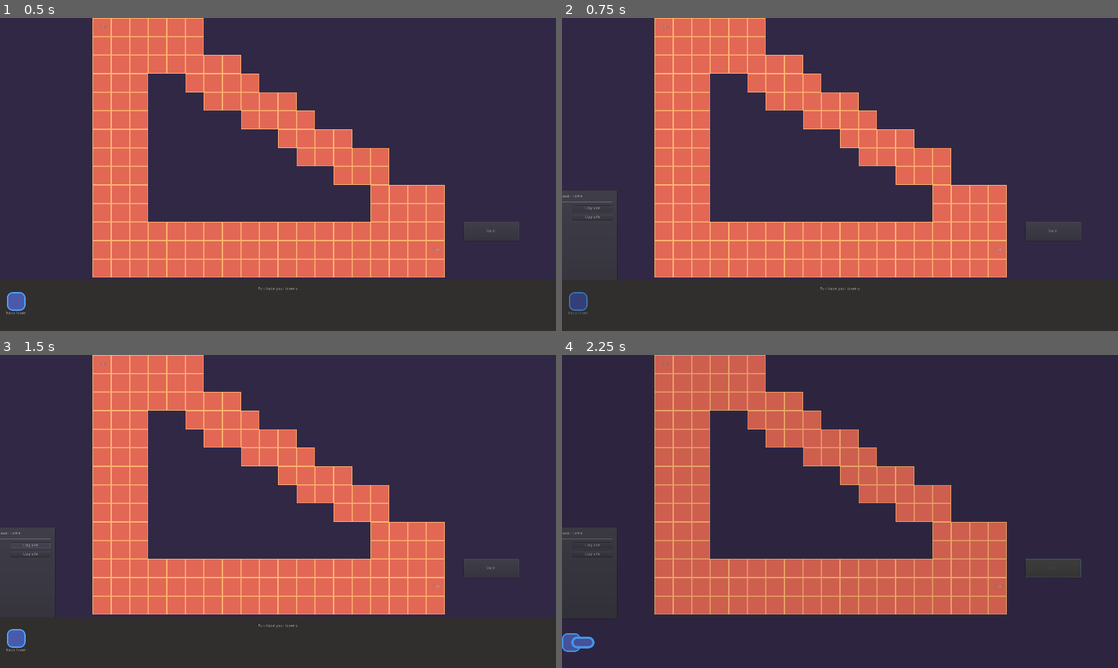
Above: before the commit, frames 1-4 (two rows, left to right).
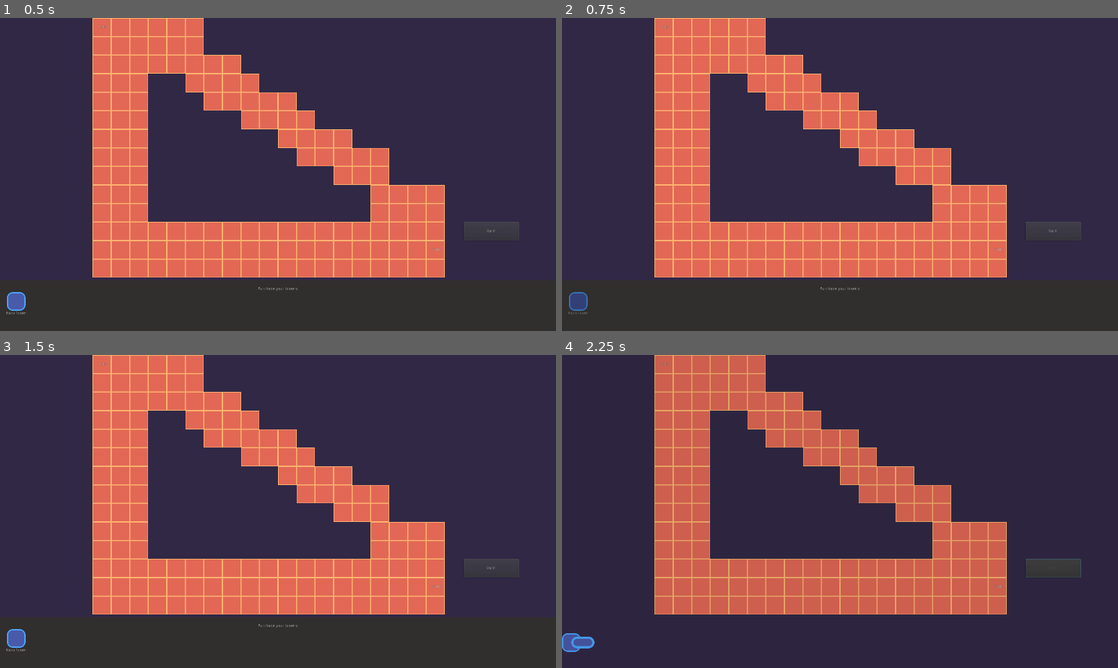
Above: after the commit, the same moments.

Repository: gdquest-demos/godot-2d-tower-defense
Game: Godot game, scene res://Game.tscn
Two runs of this game, one before a commit and one after it. Both use one fixed random seed, a clock stepped at 60 frames per second and the inputs below.
Inputs (mouse positions are in pixels of both pictures, inside the frame that each line leads up to):
- Up to frame 1 (0.5 s): no input
- Up to frame 2 (0.75 s): click "BasicTower" at 0.5 s
- Up to frame 3 (1.5 s): click (33, 545) at 1.25 s, where only the run before the commit has a clickable "Upgrade"
- Up to frame 4 (2.25 s): click "Start!" at 2 s

Frame 1 is identical in both runs. In frame 2, less than 0.1% of the frame differs, in the area x 0-10%, y 56-65%; in frame 3, 0.2%; in frame 4, less than 0.1%.

Commit message:
Refactor upgrade system to use Upgrade objects

Diff:
--- a/source/Actors/Towers/BasicTower.gd
+++ b/source/Actors/Towers/BasicTower.gd
@@ -1,15 +1,9 @@
+class_name BasicTower
 extends Node2D
 
 onready var _label := $Label
-onready var _upgrades := $Upgrades
-onready var _upgrade_panel := $UpgradePanel
 onready var _weapon := $Weapon2D
-
-
-func _ready() -> void:
-	_upgrades.tower_weapon = _weapon
 
 
 func _on_SelectableArea2D_selection_toggled(selected: bool) -> void:
 	_label.visible = selected
-	_upgrade_panel.visible = selected
--- a/source/Actors/Towers/BasicTower.tscn
+++ b/source/Actors/Towers/BasicTower.tscn
@@ -1,12 +1,10 @@
-[gd_scene load_steps=9 format=2]
+[gd_scene load_steps=7 format=2]
 
 [ext_resource path="res://Actors/Towers/player-blue-square.svg" type="Texture" id=1]
 [ext_resource path="res://Actors/SelectableArea2D/SelectableArea2D.tscn" type="PackedScene" id=2]
 [ext_resource path="res://Actors/Towers/BasicTower.gd" type="Script" id=3]
 [ext_resource path="res://Objects/Weapons/Weapon2D.tscn" type="PackedScene" id=4]
 [ext_resource path="res://Objects/Bullets/TowerFreezingBullet.tscn" type="PackedScene" id=5]
-[ext_resource path="res://Interface/UpgradePanel/UpgradePanel.tscn" type="PackedScene" id=6]
-[ext_resource path="res://Actors/Towers/Upgrades.gd" type="Script" id=7]
 
 [sub_resource type="RectangleShape2D" id=1]
 extents = Vector2( 32, 32 )
@@ -43,18 +41,4 @@
 [node name="Weapon2D" parent="." instance=ExtResource( 4 )]
 position = Vector2( 0, -32 )
 bullet_scene = ExtResource( 5 )
-
-[node name="Upgrades" type="Node" parent="."]
-script = ExtResource( 7 )
-
-[node name="UpgradePanel" parent="." instance=ExtResource( 6 )]
-anchor_left = 0.5
-anchor_top = 0.0
-anchor_right = 0.5
-anchor_bottom = 0.0
-margin_left = -160.0
-margin_top = -432.0
-margin_right = 160.0
-margin_bottom = -112.0
 [connection signal="selection_toggled" from="SelectableArea2D" to="." method="_on_SelectableArea2D_selection_toggled"]
-[connection signal="upgrade_requested" from="UpgradePanel" to="Upgrades" method="_on_UpgradePanel_upgrade_requested"]
--- /dev/null
+++ b/source/Actors/Towers/UpgradableTower/UpgradableTower.gd
@@ -0,0 +1,15 @@
+extends BasicTower
+
+onready var _upgrades_container := $Upgrades
+onready var _upgrade_panel := $UpgradePanel
+
+func _on_SelectableArea2D_selection_toggled(selected: bool) -> void:
+	._on_SelectableArea2D_selection_toggled(selected)
+
+	_upgrade_panel.visible = selected
+
+
+func _on_UpgradePanel_upgrade_requested(upgrade_index: int) -> void:
+	if _upgrades_container.get_child_count() < upgrade_index + 1:
+		return
+	_upgrades_container.get_child(upgrade_index).upgrade()
--- /dev/null
+++ b/source/Actors/Towers/UpgradableTower/UpgradableTower.tscn
@@ -0,0 +1,25 @@
+[gd_scene load_steps=6 format=2]
+
+[ext_resource path="res://Actors/Towers/BasicTower.tscn" type="PackedScene" id=1]
+[ext_resource path="res://Actors/Towers/UpgradableTower/UpgradableTower.gd" type="Script" id=2]
+[ext_resource path="res://Interface/UpgradePanel/UpgradePanel.tscn" type="PackedScene" id=3]
+[ext_resource path="res://Actors/Towers/UpgradableTower/Upgrades/WeaponRangeUpgrade.tscn" type="PackedScene" id=4]
+[ext_resource path="res://Actors/Towers/UpgradableTower/Upgrades/BulletSpeedUpgrade.tscn" type="PackedScene" id=5]
+
+[node name="UpgradableTower" instance=ExtResource( 1 )]
+script = ExtResource( 2 )
+
+[node name="Upgrades" type="Node" parent="." index="4"]
+
+[node name="WeaponRangeUpgrade" parent="Upgrades" index="0" instance=ExtResource( 4 )]
+upgradable_path = NodePath("../../Weapon2D")
+
+[node name="BulletSpeedUpgrade" parent="Upgrades" index="1" instance=ExtResource( 5 )]
+value = 500.0
+upgradable_path = NodePath("../../Weapon2D")
+
+[node name="UpgradePanel" parent="." index="5" instance=ExtResource( 3 )]
+visible = false
+margin_top = -416.0
+margin_bottom = -96.0
+[connection signal="upgrade_requested" from="UpgradePanel" to="." method="_on_UpgradePanel_upgrade_requested"]
--- /dev/null
+++ b/source/Actors/Towers/UpgradableTower/Upgrades/BulletSpeedUpgrade.gd
@@ -0,0 +1,9 @@
+extends Upgrade
+
+
+func upgrade() -> void:
+	.upgrade()
+	var bullet: Bullet = _upgradable.bullet_scene.instance()
+	bullet.speed += value
+
+	_upgradable.bullet_scene.pack(bullet)
--- /dev/null
+++ b/source/Actors/Towers/UpgradableTower/Upgrades/BulletSpeedUpgrade.tscn
@@ -0,0 +1,7 @@
+[gd_scene load_steps=3 format=2]
+
+[ext_resource path="res://Actors/Towers/UpgradableTower/Upgrades/Upgrade.tscn" type="PackedScene" id=1]
+[ext_resource path="res://Actors/Towers/UpgradableTower/Upgrades/BulletSpeedUpgrade.gd" type="Script" id=2]
+
+[node name="BulletSpeedUpgrade" instance=ExtResource( 1 )]
+script = ExtResource( 2 )
--- /dev/null
+++ b/source/Actors/Towers/UpgradableTower/Upgrades/Upgrade.gd
@@ -0,0 +1,15 @@
+class_name Upgrade
+extends Node
+
+
+export var cost := 100
+export var value := 10.0
+export (float, EASE) var cost_curve := 1.0
+
+export var upgradable_path: NodePath
+
+onready var _upgradable := get_node(upgradable_path)
+
+func upgrade() -> void:
+	# Todo check if player has enough resources to upgrade
+	cost *= cost_curve
--- /dev/null
+++ b/source/Actors/Towers/UpgradableTower/Upgrades/Upgrade.tscn
@@ -0,0 +1,6 @@
+[gd_scene load_steps=2 format=2]
+
+[ext_resource path="res://Actors/Towers/UpgradableTower/Upgrades/Upgrade.gd" type="Script" id=1]
+
+[node name="Upgrade" type="Node"]
+script = ExtResource( 1 )
--- /dev/null
+++ b/source/Actors/Towers/UpgradableTower/Upgrades/WeaponRangeUpgrade.gd
@@ -0,0 +1,6 @@
+extends Upgrade
+
+
+func upgrade() -> void:
+	.upgrade()
+	_upgradable.sight_range += value
--- /dev/null
+++ b/source/Actors/Towers/UpgradableTower/Upgrades/WeaponRangeUpgrade.tscn
@@ -0,0 +1,7 @@
+[gd_scene load_steps=3 format=2]
+
+[ext_resource path="res://Actors/Towers/UpgradableTower/Upgrades/Upgrade.tscn" type="PackedScene" id=1]
+[ext_resource path="res://Actors/Towers/UpgradableTower/Upgrades/WeaponRangeUpgrade.gd" type="Script" id=2]
+
+[node name="WeaponRangeUpgrade" instance=ExtResource( 1 )]
+script = ExtResource( 2 )
--- a/source/Actors/Towers/Upgrades.gd
+++ /dev/null
@@ -1,24 +0,0 @@
-extends Node
-
-var tower_weapon: Weapon
-
-
-func upgrade(upgrade_name: String) -> void:
-	match upgrade_name:
-		"weapon_range":
-			tower_weapon.sight_shape.radius += 100.0
-		"bullet_speed":
-			var bullet_scene := tower_weapon.bullet_scene
-
-			var bullet_instance := bullet_scene.instance()
-			bullet_instance.speed += 500.0
-
-			var new_bullet_scene := PackedScene.new()
-			new_bullet_scene.pack(bullet_instance)
-
-			tower_weapon.bullet_scene = new_bullet_scene
-			bullet_instance.queue_free()
-
-
-func _on_UpgradePanel_upgrade_requested(upgrade_name: String) -> void:
-	upgrade(upgrade_name)
--- a/source/Game.tscn
+++ b/source/Game.tscn
@@ -1,8 +1,9 @@
-[gd_scene load_steps=6 format=2]
+[gd_scene load_steps=7 format=2]
 
 [ext_resource path="res://Interface/TowerPurchaseInterface/TowerPurchaseButton.tscn" type="PackedScene" id=1]
 [ext_resource path="res://Levels/TestLevel/TestLevel.tscn" type="PackedScene" id=2]
 [ext_resource path="res://Game.gd" type="Script" id=3]
+[ext_resource path="res://Actors/Towers/UpgradableTower/UpgradableTower.tscn" type="PackedScene" id=4]
 
 [sub_resource type="Animation" id=1]
 resource_name = "SETUP"
@@ -165,6 +166,7 @@
 anchor_bottom = 0.0
 margin_right = 64.0
 margin_bottom = 64.0
+tower_packed_scene = ExtResource( 4 )
 
 [node name="WaveStartOverlay" type="ColorRect" parent="UserInterface"]
 modulate = Color( 1, 1, 1, 0 )
--- a/source/Interface/UpgradePanel/UpgradePanel.gd
+++ b/source/Interface/UpgradePanel/UpgradePanel.gd
@@ -1,11 +1,15 @@
 extends PanelContainer
 
-signal upgrade_requested(upgrade_name)
+signal upgrade_requested(upgrade_index)
+
+onready var _options := $MarginContainer/VBoxContainer/OptionsVBoxContainer
 
 
-func _on_WeaponUpgradeButton_pressed() -> void:
-	emit_signal("upgrade_requested", "weapon_range")
+func _ready() -> void:
+	for option in _options.get_children():
+		var button: Button = option.get_node("UpgradeButton")
+		button.connect("pressed", self, "_on_UpgradeButton_pressed", [option.get_index()])
 
 
-func _on_BulletSpeedUpgradeButton_pressed() -> void:
-	emit_signal("upgrade_requested", "bullet_speed")
+func _on_UpgradeButton_pressed(option_index: int) -> void:
+	emit_signal("upgrade_requested", option_index)
--- a/source/Interface/UpgradePanel/UpgradePanel.tscn
+++ b/source/Interface/UpgradePanel/UpgradePanel.tscn
@@ -40,13 +40,19 @@
 margin_right = 286.0
 margin_bottom = 28.0
 
-[node name="WeaponRangeOption" type="HBoxContainer" parent="MarginContainer/VBoxContainer"]
+[node name="OptionsVBoxContainer" type="VBoxContainer" parent="MarginContainer/VBoxContainer"]
 margin_top = 38.0
 margin_right = 286.0
-margin_bottom = 58.0
+margin_bottom = 286.0
+size_flags_horizontal = 3
+size_flags_vertical = 3
+
+[node name="WeaponRangeOption" type="HBoxContainer" parent="MarginContainer/VBoxContainer/OptionsVBoxContainer"]
+margin_right = 286.0
+margin_bottom = 20.0
 custom_constants/separation = 10
 
-[node name="Label" type="Label" parent="MarginContainer/VBoxContainer/WeaponRangeOption"]
+[node name="Label" type="Label" parent="MarginContainer/VBoxContainer/OptionsVBoxContainer/WeaponRangeOption"]
 margin_right = 138.0
 margin_bottom = 20.0
 size_flags_horizontal = 3
@@ -55,7 +61,7 @@
 valign = 2
 clip_text = true
 
-[node name="UpgradeButton" type="Button" parent="MarginContainer/VBoxContainer/WeaponRangeOption"]
+[node name="UpgradeButton" type="Button" parent="MarginContainer/VBoxContainer/OptionsVBoxContainer/WeaponRangeOption"]
 margin_left = 148.0
 margin_right = 286.0
 margin_bottom = 20.0
@@ -63,13 +69,13 @@
 size_flags_vertical = 3
 text = "Upgrade"
 
-[node name="BulletSpeedOption" type="HBoxContainer" parent="MarginContainer/VBoxContainer"]
-margin_top = 68.0
+[node name="BulletSpeedOption" type="HBoxContainer" parent="MarginContainer/VBoxContainer/OptionsVBoxContainer"]
+margin_top = 24.0
 margin_right = 286.0
-margin_bottom = 88.0
+margin_bottom = 44.0
 custom_constants/separation = 10
 
-[node name="Label" type="Label" parent="MarginContainer/VBoxContainer/BulletSpeedOption"]
+[node name="Label" type="Label" parent="MarginContainer/VBoxContainer/OptionsVBoxContainer/BulletSpeedOption"]
 margin_right = 138.0
 margin_bottom = 20.0
 size_flags_horizontal = 3
@@ -78,12 +84,10 @@
 valign = 2
 clip_text = true
 
-[node name="UpgradeButton" type="Button" parent="MarginContainer/VBoxContainer/BulletSpeedOption"]
+[node name="UpgradeButton" type="Button" parent="MarginContainer/VBoxContainer/OptionsVBoxContainer/BulletSpeedOption"]
 margin_left = 148.0
 margin_right = 286.0
 margin_bottom = 20.0
 size_flags_horizontal = 3
 size_flags_vertical = 3
 text = "Upgrade"
-[connection signal="pressed" from="MarginContainer/VBoxContainer/WeaponRangeOption/UpgradeButton" to="." method="_on_WeaponUpgradeButton_pressed"]
-[connection signal="pressed" from="MarginContainer/VBoxContainer/BulletSpeedOption/UpgradeButton" to="." method="_on_BulletSpeedUpgradeButton_pressed"]
--- a/source/Objects/Weapons/Weapon2D.gd
+++ b/source/Objects/Weapons/Weapon2D.gd
@@ -3,14 +3,23 @@
 
 var target: Node2D
 
-export var bullet_scene: PackedScene
-
-onready var sight_shape: CircleShape2D = $RangeArea2D/CollisionShape2D.shape
+export var bullet_scene: PackedScene = preload("res://Objects/Bullets/Bullet.tscn")
+export var sight_range := 200.0 setget set_sight_range
 
 onready var _bullet_spawner := $BulletSpawner2D
 onready var _cooldown_timer := $CooldownTimer
 onready var _range_area := $RangeArea2D
 onready var _animation_player := $AnimationPlayer
+
+func _ready() -> void:
+	self.sight_range = sight_range
+
+
+func set_sight_range(new_range: float) -> void:
+	sight_range = new_range
+	if not is_inside_tree():
+		yield(self, "ready")
+	_range_area.get_node("CollisionShape2D").shape.radius = sight_range
 
 
 func _shoot() -> void:
--- a/source/project.godot
+++ b/source/project.godot
@@ -13,6 +13,11 @@
 "class": "BasicEnemy",
 "language": "GDScript",
 "path": "res://Actors/Enemies/BasicEnemy.gd"
+}, {
+"base": "Node2D",
+"class": "BasicTower",
+"language": "GDScript",
+"path": "res://Actors/Towers/BasicTower.gd"
 }, {
 "base": "Node2D",
 "class": "Bullet",
@@ -44,6 +49,11 @@
 "language": "GDScript",
 "path": "res://Interface/SelectionArea2D/SelectionArea2D.gd"
 }, {
+"base": "Node",
+"class": "Upgrade",
+"language": "GDScript",
+"path": "res://Actors/Towers/UpgradableTower/Upgrades/Upgrade.gd"
+}, {
 "base": "Node2D",
 "class": "Wave",
 "language": "GDScript",
@@ -56,12 +66,14 @@
 } ]
 _global_script_class_icons={
 "BasicEnemy": "",
+"BasicTower": "",
 "Bullet": "",
 "Hit": "",
 "HurtBox2D": "",
 "Modifier": "",
 "SelectableArea2D": "",
 "SelectionArea2D": "",
+"Upgrade": "",
 "Wave": "",
 "Weapon": ""
 }
